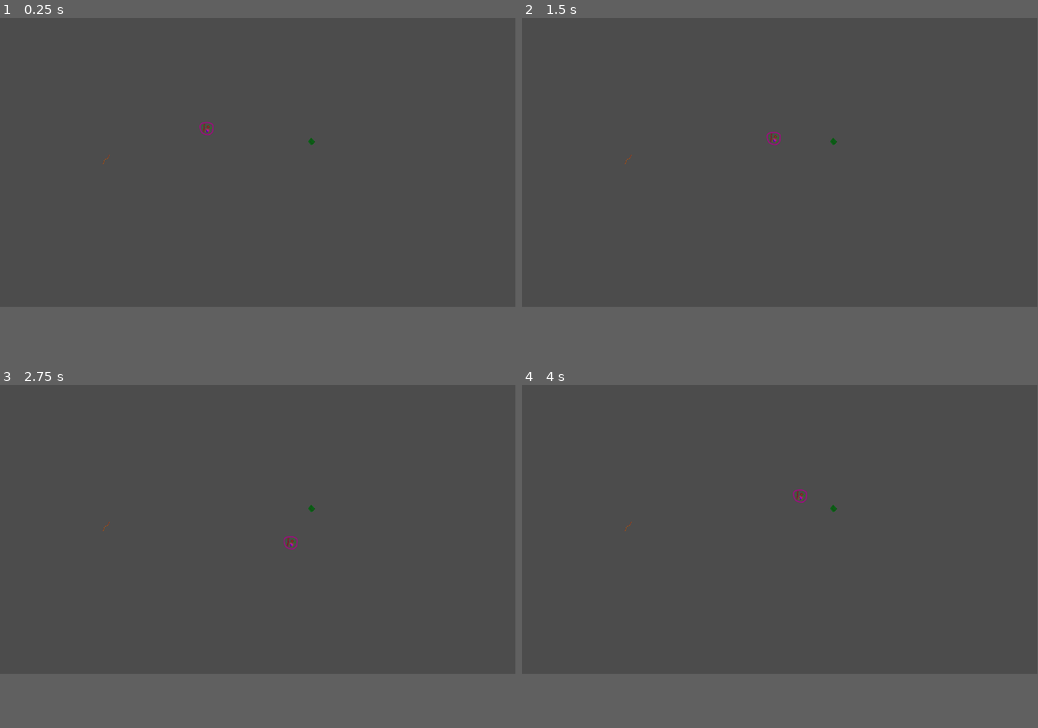
Above: before the commit, frames 1-4 (two rows, left to right).
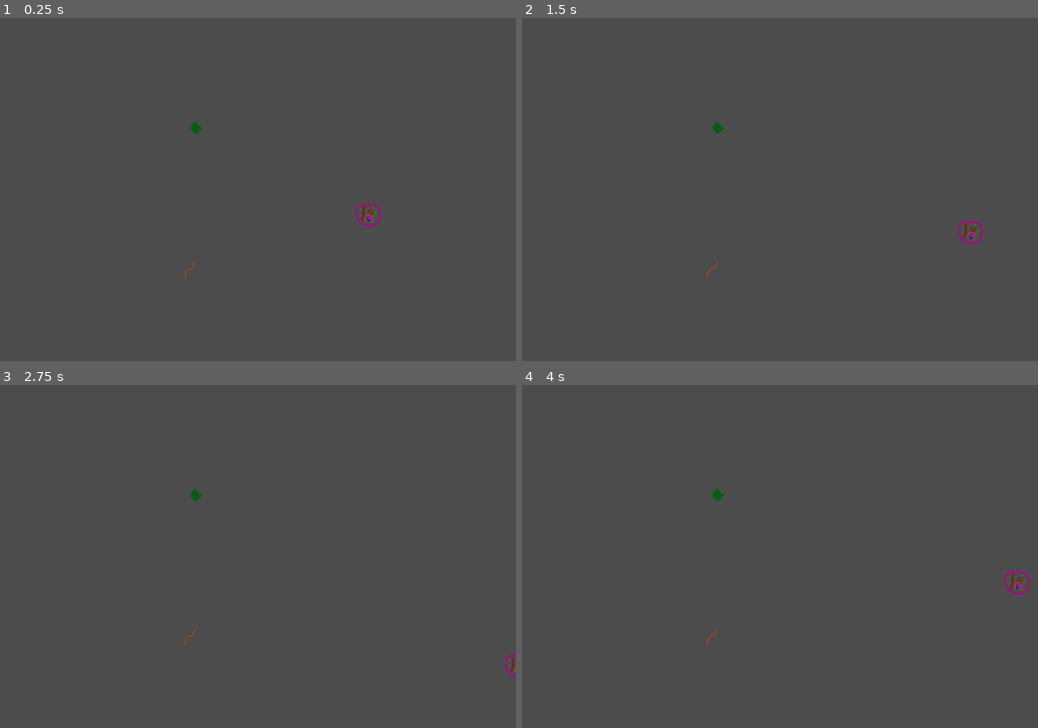
Above: after the commit, the same moments.

Repository: RobertKajnak/MGTK2021Game
Game: Godot game, scene res://Scenes/Level2.tscn
The game is run twice, just before and just after one commit, with the same random seed, the same clock (stepped at 60 frames per second) and the same inputs. This scene is started directly instead of the project's main scene.
Inputs (mouse positions are in pixels of both pictures, inside the frame that each line leads up to):
- Up to frame 1 (0.25 s): no input
- Up to frame 2 (1.5 s): tap Enter at 0.5 s; move the mouse to (893, 148) at 0.52 s; hold D (right) 0.53-1.28 s; tap P at 0.6 s; move the mouse to (676, 175) at 1.27 s; hold S (down) from 1.28 s (still down); tap H at 1.35 s
- Up to frame 3 (2.75 s): move the mouse to (309, 467) at 2.02 s; release S (down) at 2.03 s; hold D (right) from 2.03 s (still down); tap P at 2.1 s
- Up to frame 4 (4 s): tap Space at 2.75 s; move the mouse to (754, 587) at 2.77 s; release D (right) at 2.78 s; hold W (up) 2.78-3.53 s; tap H at 2.85 s; move the mouse to (934, 573) at 3.52 s; hold A (left) from 3.53 s (still down); tap P at 3.6 s
In our replay, the window is 799x449 before the commit and 800x533 after it. These sizes can differ from the game's own. Grey fills any space a smaller window leaves; there, only what the larger window draws over its background counts as a difference.

The runs differ from the first frame. In frame 1, 0.3% of the frame differs, in the area x 19-74%, y 30-76%; in frame 2, 0.3%; in frame 3, 0.2%; in frame 4, 0.3%, in the area x 19-99%, y 30-76%.

Commit message:
Added fog of war (WIP)

Diff:
--- a/Scenes/Level2.tscn
+++ b/Scenes/Level2.tscn
@@ -1,10 +1,15 @@
-[gd_scene load_steps=4 format=2]
+[gd_scene load_steps=6 format=2]
 
 [ext_resource path="res://Scenes/Player.tscn" type="PackedScene" id=1]
 [ext_resource path="res://res/textures/RNS.png" type="Texture" id=2]
 [ext_resource path="res://res/textures/kaja_1.png" type="Texture" id=3]
+[ext_resource path="res://Scenes/World.gd" type="Script" id=4]
 
-[node name="Node2D" type="Node2D"]
+[sub_resource type="CanvasItemMaterial" id=1]
+blend_mode = 3
+
+[node name="World" type="Node2D"]
+script = ExtResource( 4 )
 
 [node name="RNA" type="Area2D" parent="."]
 position = Vector2( 394.377, 527.515 )
@@ -19,15 +24,18 @@
 scale = Vector2( 0.339378, 0.36125 )
 texture = ExtResource( 2 )
 
-[node name="Area2D" type="Area2D" parent="."]
-position = Vector2( 1161.19, 461.479 )
+[node name="Plant" type="Area2D" parent="."]
+position = Vector2( 408.969, 230.516 )
 
-[node name="CollisionPolygon2D" type="CollisionPolygon2D" parent="Area2D"]
+[node name="CollisionPolygon2D" type="CollisionPolygon2D" parent="Plant"]
 polygon = PoolVector2Array( -2.15845, -14.3723, -13.3831, 1.06158, 0.367065, 14.8117, 14.3978, 0.500336 )
 
-[node name="Sprite" type="Sprite" parent="Area2D"]
+[node name="Sprite" type="Sprite" parent="Plant"]
 position = Vector2( 3.71338, 1.17413 )
 scale = Vector2( 0.476749, 0.381612 )
 texture = ExtResource( 3 )
 
 [node name="KinematicBody2D" parent="." instance=ExtResource( 1 )]
+
+[node name="Fog" type="Sprite" parent="."]
+material = SubResource( 1 )
--- a/Scenes/MainMenu.tscn
+++ b/Scenes/MainMenu.tscn
@@ -26,10 +26,10 @@
 }
 
 [node name="VBoxContainer" type="VBoxContainer" parent="CenterContainer"]
-margin_left = 860.0
-margin_top = 345.0
-margin_right = 1060.0
-margin_bottom = 735.0
+margin_left = 440.0
+margin_top = 165.0
+margin_right = 640.0
+margin_bottom = 555.0
 custom_constants/separation = 75
 
 [node name="ButtonStart" type="TextureButton" parent="CenterContainer/VBoxContainer"]
--- /dev/null
+++ b/Scenes/World.gd
@@ -0,0 +1,40 @@
+extends Node2D
+
+const LightTexture = preload("res://res/textures/Light.png")
+const GRID_SIZE = 16
+
+onready var fog = $Fog
+
+var display_width = ProjectSettings.get("display/window/size/width")
+var display_height = ProjectSettings.get("display/window/size/height")
+
+var fogImage = Image.new()
+var fogTexture = ImageTexture.new()
+var lightImage = LightTexture.get_data()
+var light_offset = Vector2(LightTexture.get_width()/2, LightTexture.get_height()/2)
+
+func _ready():
+	var fog_image_width = display_width/GRID_SIZE
+	var fog_image_height = display_height/GRID_SIZE
+	fogImage.create(fog_image_width, fog_image_height, false, Image.FORMAT_RGBAH)
+	fogImage.fill(Color.black)
+	lightImage.convert(Image.FORMAT_RGBAH)
+	fog.scale *= GRID_SIZE
+
+func update_fog(new_grid_position):
+	fogImage.lock()
+	lightImage.lock()
+
+	var light_rect = Rect2(Vector2.ZERO, Vector2(lightImage.get_width(), lightImage.get_height()))
+	fogImage.blend_rect(lightImage, light_rect, new_grid_position - light_offset)
+
+	fogImage.unlock()
+	lightImage.unlock()
+	update_fog_image_texture()
+
+func update_fog_image_texture():
+	fogTexture.create_from_image(fogImage)
+	fog.texture = fogTexture
+
+func _input(event):
+	update_fog(get_local_mouse_position()/GRID_SIZE)
--- a/project.godot
+++ b/project.godot
@@ -26,8 +26,9 @@
 
 [display]
 
-window/size/width=1920
-window/size/height=1080
+window/size/width=1080
+window/size/height=720
+window/stretch/mode="2d"
 window/stretch/aspect="keep"
 
 [input]
Binary file added: res/textures/Light.png
Not shown, added: res/textures/Light.png.import
